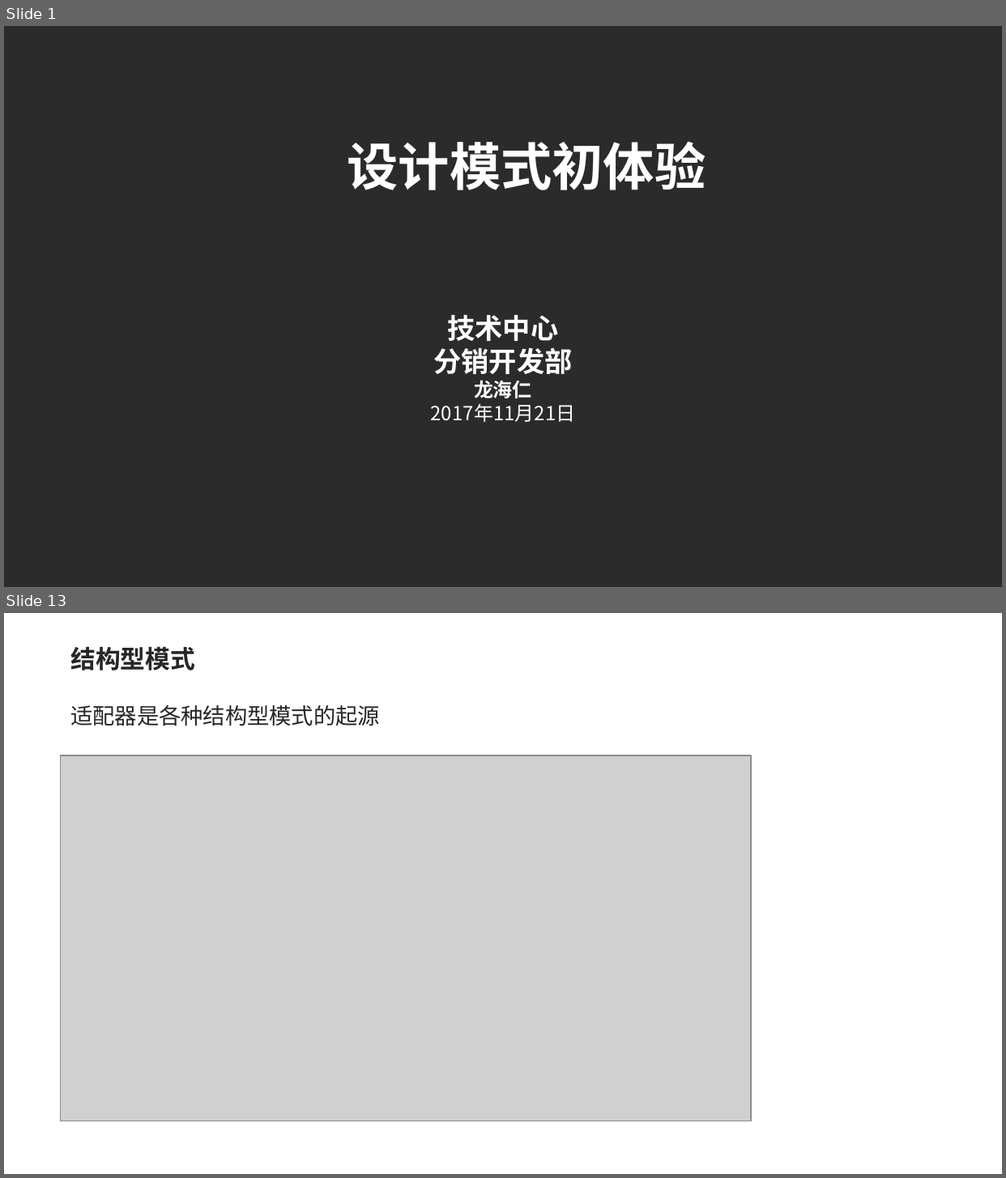
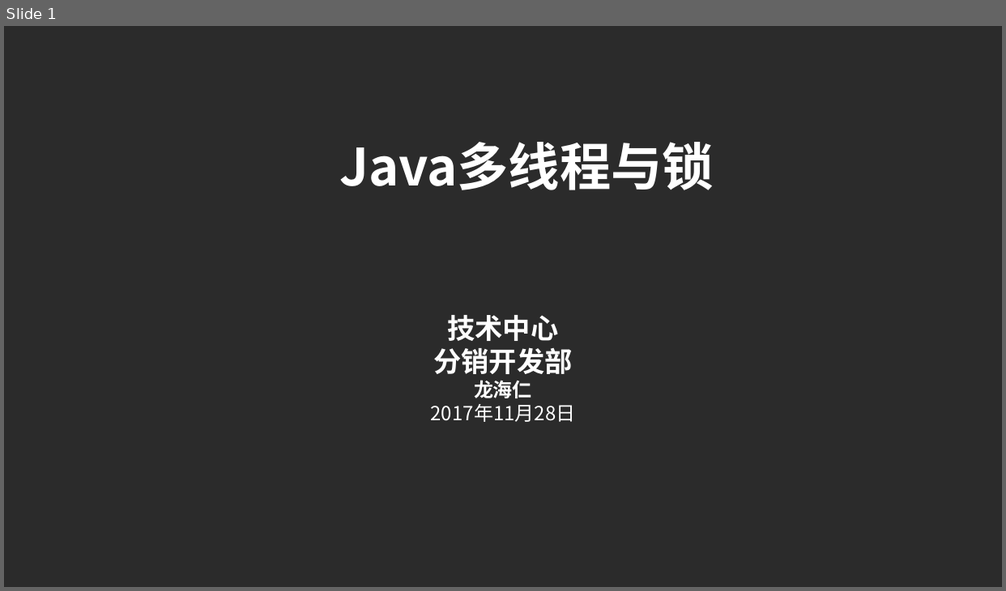
Before and after one commit to lhrimperial/study, a slide deck: study-thread/doc/Java多线程与锁.pptx. Shown one above the other, each under a label of ours: slides 1 and 13 before the commit, slide 1 after it; the slides between them are not shown. The pictures are 1006x1178 and 1006x591 pixels, drawn with LibreOffice and Linux fonts; fonts in the diff are those of the drawing; grey boxes stand for pictures; background and template pictures are left out; a plain dark background stands for a picture behind light text. Boxes give left, top, right and bottom in pixels: in the first picture for what was removed or moved away, otherwise in the second. Text is boxed around its words. In the diff, an @@ line names an element or a change of style, - is before the commit and + after.

```diff
--- a/study-thread/doc/Java多线程与锁.pptx
+++ b/study-thread/doc/Java多线程与锁.pptx
@@ slide 13 removed at (4,613,1002,1174), background picture (left out) @@
@@ title removed at (70,647,195,671) @@
-结构型模式
@@ text removed at (70,705,380,726) @@
-适配器是各种结构型模式的起源
@@ picture removed at (61,756,752,1121) @@
@@ slide 1 changed as well @@
@@ text at (339,142,714,190): text changed @@
-设计模式初体验
+Java多线程与锁
@@ text at (431,404,576,422): text changed @@
-2017年11月21日
+2017年11月28日
```
Also in this commit, not shown: 5 other slides changed, 23 slides added, 27 other slides removed, 46 other files.
